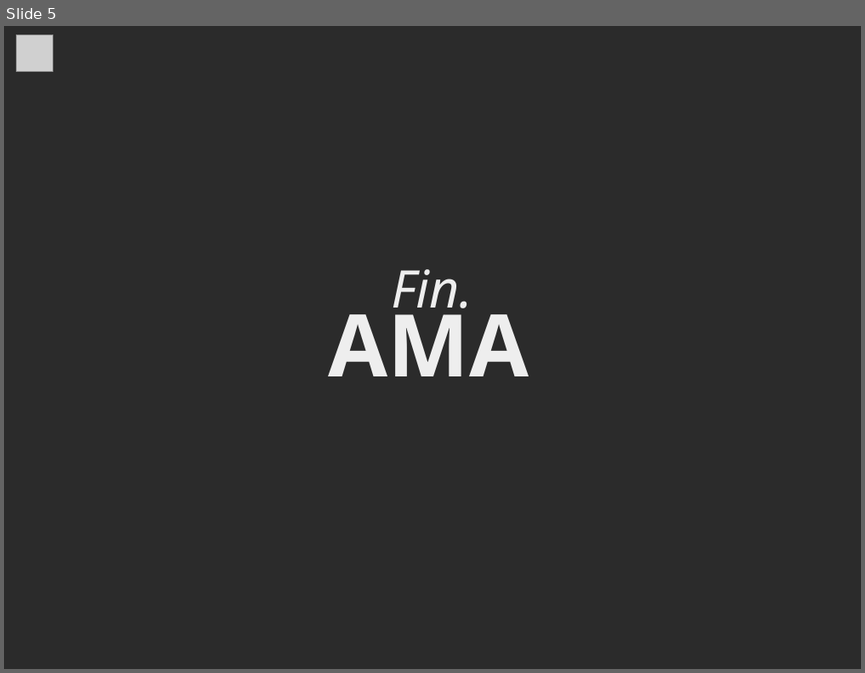
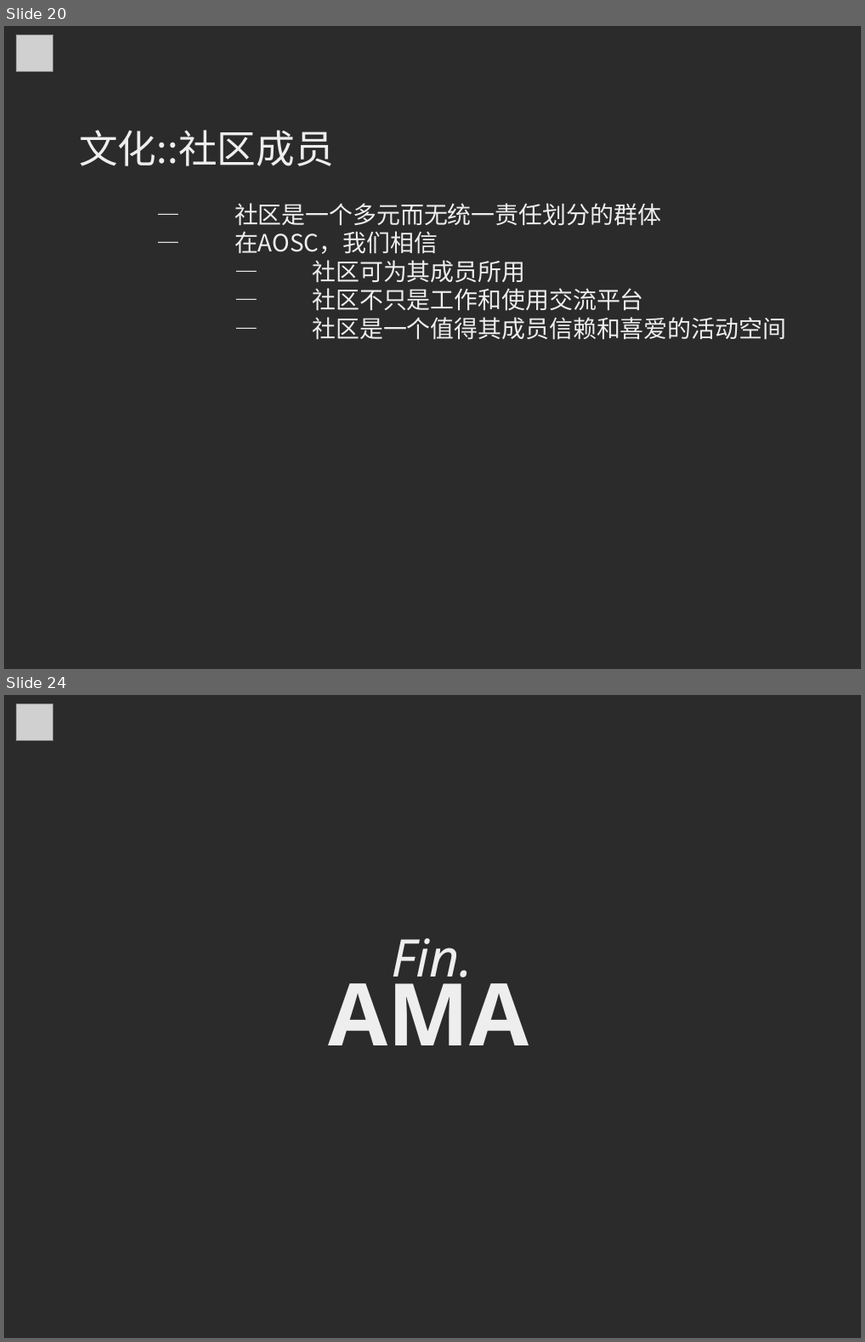
Before and after one commit to MingcongBai/soscon-2018-talk, a slide deck: slide.odp. Shown one above the other, each under a label of ours: slide 5 before the commit, slides 20 and 24 after it; the slides between them are not shown. The pictures are 865x673 and 865x1342 pixels, drawn with LibreOffice and Linux fonts; fonts in the diff are those of the drawing; grey boxes stand for pictures; background and template pictures are left out; a plain dark background stands for a picture behind light text. Boxes give left, top, right and bottom in pixels: in the first picture for what was removed or moved away, otherwise in the second. Text is boxed around its words. In the diff, an @@ line names an element or a change of style, - is before the commit and + after.

```diff
--- a/slide.odp
+++ b/slide.odp
@@ slide 20 added at (4, 26, 861, 669), background picture (left out) @@
@@ picture added at (17, 34, 53, 71) @@
@@ text added at (79, 130, 786, 340), 22 pt, text #EEEEEE @@
+文化::社区成员
+— 社区是一个多元而无统一责任划分的群体
+— 在AOSC，我们相信
+— 社区可为其成员所用
+— 社区不只是工作和使用交流平台
+— 社区是一个值得其成员信赖和喜爱的活动空间
@@ what was slide 5 is now slide 24 @@
```
Also in this commit, not shown: 1 slide changed, 21 other slides added, 3 slides removed.
